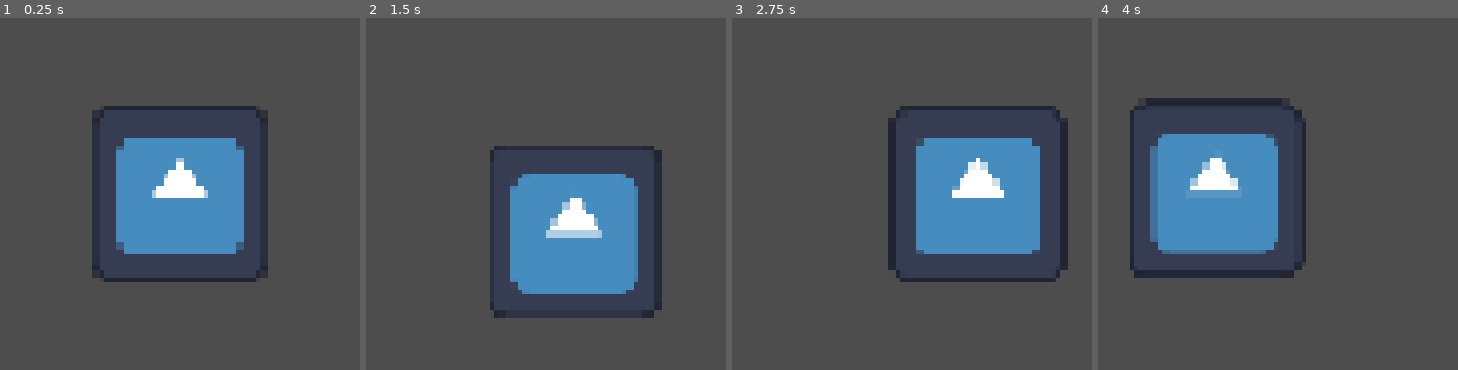
Above: before the commit, frames 1-4 (left to right).
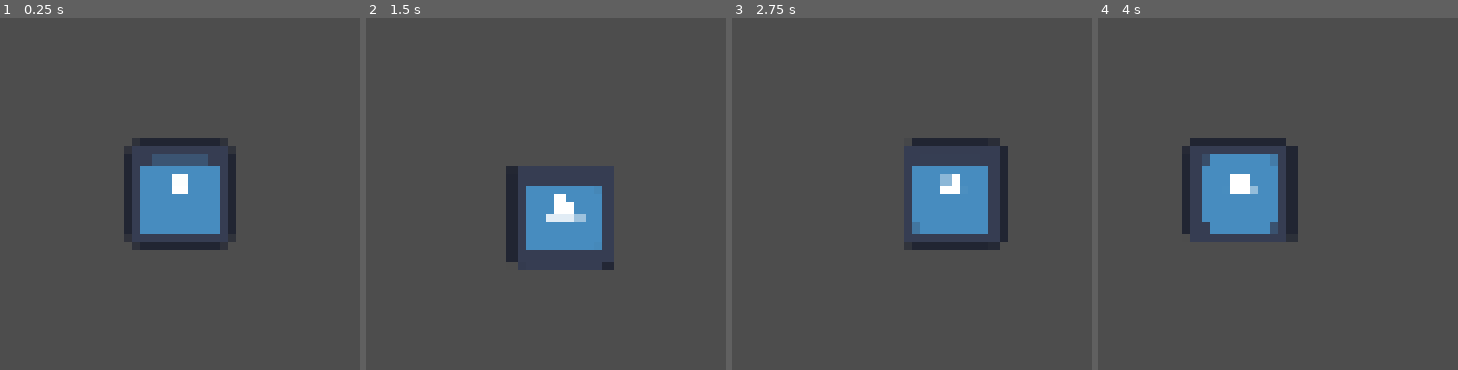
Above: after the commit, the same moments.

Repository: wangwx-dev/godot-demo
Game: Godot game, scene res://scenes/levels/main.tscn
Same seed, same stepped clock (60 frames per second), same inputs: the game is played once before the commit and once after it. The engine's default icon, where the game draws it, is replaced by a stand-in: a white triangle on a blue panel in a dark square.
Inputs:
- Up to frame 1 (0.25 s): no input
- Up to frame 2 (1.5 s): tap Enter at 0.5 s; hold Right (move_right) 0.53-1.28 s; tap Space at 1.25 s; hold Down (move_down) from 1.28 s (still down)
- Up to frame 3 (2.75 s): tap Enter at 2 s; release Down (move_down) at 2.03 s; hold Right (move_right) from 2.03 s (still down)
- Up to frame 4 (4 s): release Right (move_right) at 2.78 s; hold Up (move_up) 2.78-3.53 s; tap Space at 3.5 s; hold Left (move_left) from 3.53 s (still down)

The runs differ from the first frame. In frame 1, 11% of the frame differs, in the area x 25-75%, y 25-75%; in frame 2, 13%; in frame 3, 12%; in frame 4, 13%, in the area x 8-58%, y 22-74%.

Commit message:
开工前置落地：技术架构、MVP 实施计划、project.godot 补齐
- docs/tech-design.md（v1）：相机与像素密度决策（1920×1080 视口/
  zoom 1.0/32px 角色基准，横穿 2×2 图 ≈11.6s 落在 mapgen 目标内）、
  Autoload 四件套（EventBus/RunRng 具名随机流/RunState/Debug）、
  Resource 数据模式 7 类（数值全落 .tres，压低试玩校准改数成本）、
  场景流转（main 壳+图级联切换，跨图状态只经 RunState）、调试工
  具规划（种子重放/校准角标）
- docs/mvp-plan.md（v1）：依赖顺序展开为 M0~M8 里程碑，每个挂设
  计文档现成的验收问题；执行约定（每里程碑一次试玩校准、性能盯
  同屏 50+分离力、素材占位不欠账）
- project.godot：视口 1920×1080、补 dodge/interact/pause 输入
  （键盘+手柄）、移除对 gl_compatibility 无效的 d3d12 配置；
  无头加载验证通过
- game-design 索引挂入两份新文档；asset-list 像素密度 ❓ 指向
  tech-design §1

Co-Authored-By: Claude Fable 5 <noreply@anthropic.com>

Diff:
--- a/project.godot
+++ b/project.godot
@@ -17,6 +17,8 @@
 
 [display]
 
+window/size/viewport_width=1920
+window/size/viewport_height=1080
 window/stretch/mode="canvas_items"
 window/stretch/aspect="expand"
 
@@ -50,6 +52,24 @@
 , Object(InputEventJoypadMotion,"resource_local_to_scene":false,"resource_name":"","device":0,"axis":1,"axis_value":1.0,"script":null)
 ]
 }
+dodge={
+"deadzone": 0.2,
+"events": [Object(InputEventKey,"resource_local_to_scene":false,"resource_name":"","device":0,"window_id":0,"alt_pressed":false,"shift_pressed":false,"ctrl_pressed":false,"meta_pressed":false,"pressed":false,"keycode":0,"physical_keycode":32,"key_label":0,"unicode":0,"location":0,"echo":false,"script":null)
+, Object(InputEventJoypadButton,"resource_local_to_scene":false,"resource_name":"","device":0,"button_index":0,"pressure":0.0,"pressed":false,"script":null)
+]
+}
+interact={
+"deadzone": 0.2,
+"events": [Object(InputEventKey,"resource_local_to_scene":false,"resource_name":"","device":0,"window_id":0,"alt_pressed":false,"shift_pressed":false,"ctrl_pressed":false,"meta_pressed":false,"pressed":false,"keycode":0,"physical_keycode":69,"key_label":0,"unicode":0,"location":0,"echo":false,"script":null)
+, Object(InputEventJoypadButton,"resource_local_to_scene":false,"resource_name":"","device":0,"button_index":2,"pressure":0.0,"pressed":false,"script":null)
+]
+}
+pause={
+"deadzone": 0.2,
+"events": [Object(InputEventKey,"resource_local_to_scene":false,"resource_name":"","device":0,"window_id":0,"alt_pressed":false,"shift_pressed":false,"ctrl_pressed":false,"meta_pressed":false,"pressed":false,"keycode":4194305,"physical_keycode":0,"key_label":0,"unicode":0,"location":0,"echo":false,"script":null)
+, Object(InputEventJoypadButton,"resource_local_to_scene":false,"resource_name":"","device":0,"button_index":6,"pressure":0.0,"pressed":false,"script":null)
+]
+}
 
 [physics]
 
@@ -57,6 +77,5 @@
 
 [rendering]
 
-rendering_device/driver.windows="d3d12"
 renderer/rendering_method="gl_compatibility"
 renderer/rendering_method.mobile="gl_compatibility"
Not shown, changed: docs/asset-list.md
Not shown, changed: docs/game-design.md
Not shown, added: docs/mvp-plan.md
Not shown, added: docs/tech-design.md
